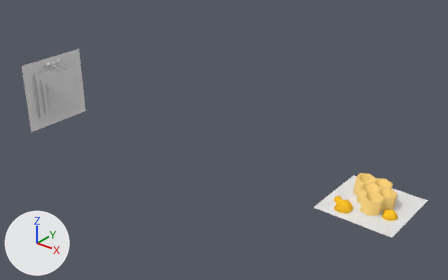
The Blender file antmodel.blend, before and after one commit.
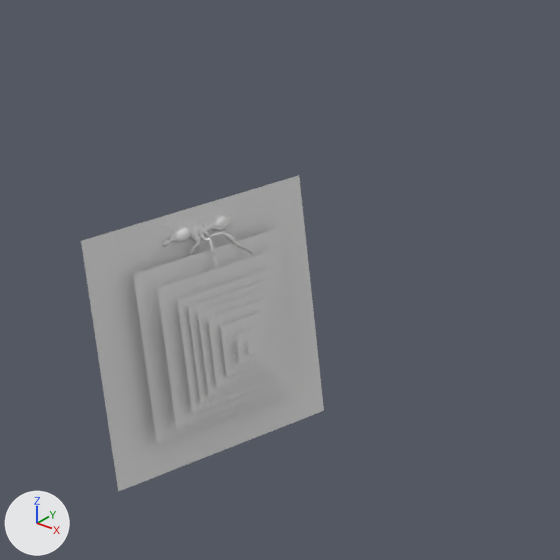
There are two pictures of each version: one whole from a 50 mm lens placed at (17.2, -12.13, 7.85), pointed at (7.09, 0.51, 0.02), one close up on the part from 0% to 33% of the width and 1% to 54% of the height. The axes (+X, +Y, +Z) are drawn at lower left. The lights are the same throughout. The same objects are shown in both versions, whatever each file hides.

Names of what the first close-up shows: 'Ant Glowey Plane', 'Close Ant mesh'.
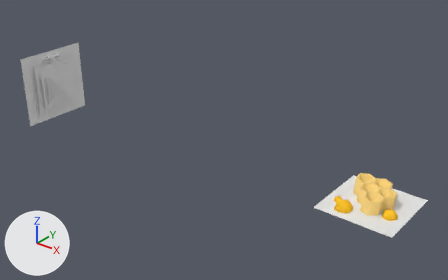
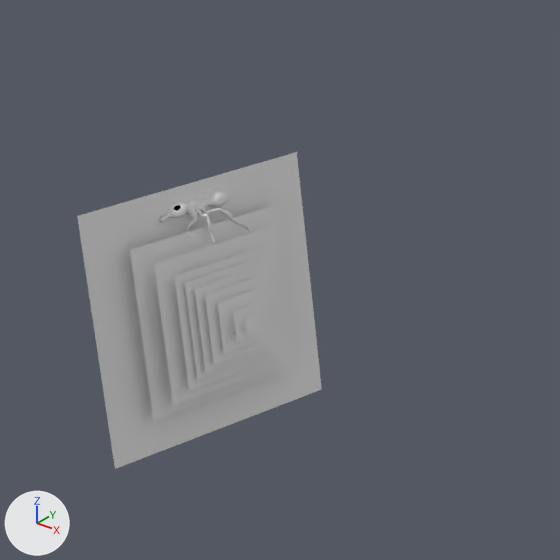
Diff of the bpy script that builds the scene:
```diff
--- a/antmodel.blend.py
+++ b/antmodel.blend.py
@@ ob_close_ant_mesh @@
 ob_close_ant_mesh = bpy.data.objects.new('Close Ant mesh', me_cube_002)
-ob_close_ant_mesh.location = (0.0, 0.0, 0.0)
+ob_close_ant_mesh.location = (0.0, 0.0, 0.224)
```

What differs and where, as boxes [x1, y1, x2, y2] in the close-ups (560 x 560 px):
'Ant Glowey Plane', moved
    before: [81, 175, 324, 492]
    after: [77, 152, 322, 469]
'Close Ant mesh', moved
    before: [162, 213, 252, 267]
    after: [159, 189, 249, 244]
